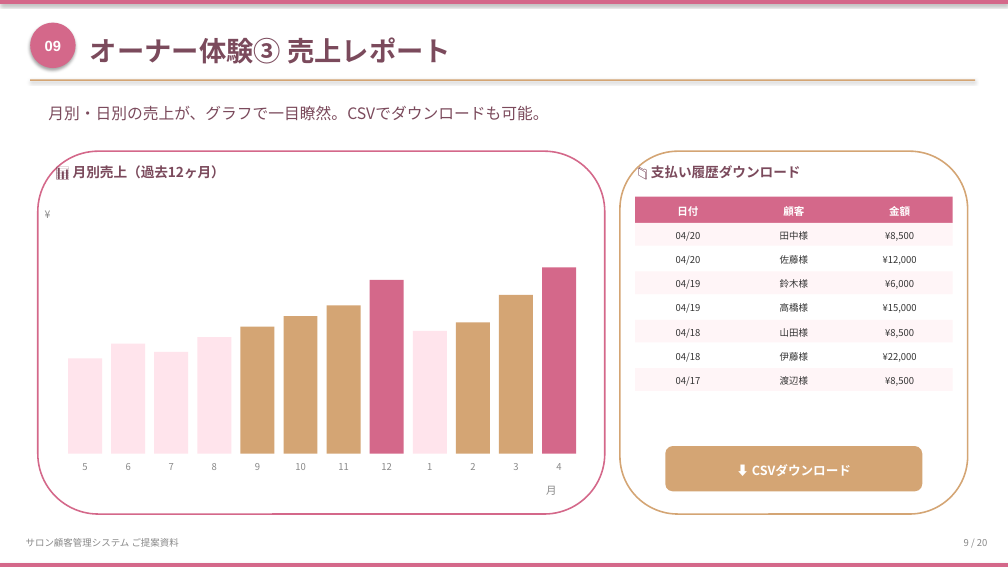
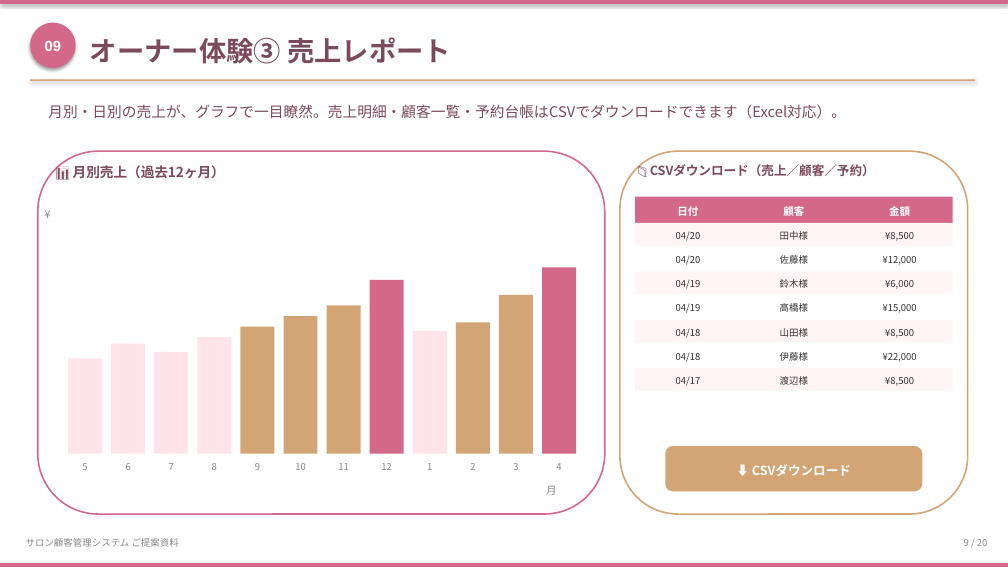
Before and after one commit to fukuokacolor-web/-salon-management, a slide deck: slide 9 of docs/SALON_PROPOSAL.pptx. Drawn at 1008x567 pixels with LibreOffice and Linux fonts; fonts in the diff are those of the drawing. Boxes give left, top, right and bottom in pixels: in the first picture for what was removed or moved away, otherwise in the second. Text is boxed around its words. In the diff, an @@ line names an element or a change of style, - is before the commit and + after.

```diff
--- a/docs/SALON_PROPOSAL.pptx
+++ b/docs/SALON_PROPOSAL.pptx
@@ text at box(48, 104, 846, 118): text changed; size 15 to 14 pt @@
-月別・日別の売上が、グラフで一目瞭然。CSVでダウンロードも可能。
+月別・日別の売上が、グラフで一目瞭然。売上明細・顧客一覧・予約台帳はCSVでダウンロードできます（Excel対応）。
@@ text at box(673, 164, 874, 176): text changed; size 13 to 12 pt @@
-📁 支払い履歴ダウンロード
+📁 CSVダウンロード（売上／顧客／予約）
```
Also in this commit, not shown: 5 other slides changed, 3 other files.
